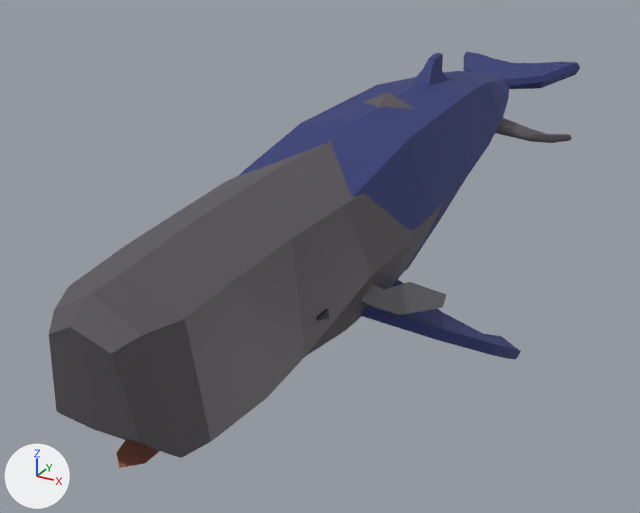
The glTF model godot/prefabs/Whales/Blue_Whale.gltf, before and after one commit.
Camera for both pictures: a 50 mm lens placed at (36.3, -72.0, 29.8), pointed at (-4.8, 2.7, -7.6). Lighting does not change. The marker at lower left points along +X, +Y and +Z. Where no turn or scale is listed for an object, it has been applied to the vertices.

Before the edit, the objects in view are built like this:
```python
me_cylinder = bpy.data.meshes.new('Cylinder')
me_cylinder.from_pydata(...)  # 240 vertices, 476 faces; spans x -16.3..16.3, y -28.3..53.1, z -16.2..10.9
# faces by material slot: [414, 42, 20]
me_cylinder.materials.append(mat_top)  # dark blue #2e3874
me_cylinder.materials.append(mat_bottom)  # orange #d6ad57
me_cylinder.materials.append(mat_eye)  # black #0a0a0a
me_mesh_spermwhale = bpy.data.meshes.new('Mesh_SpermWhale')
me_mesh_spermwhale.from_pydata(...)  # 236 vertices, 448 faces; spans x -12.4..12.4, y -37.5..37.4, z -9.1..9.2
me_mesh_spermwhale.materials.append(mat_sperm_whale)  # picture img_tex_spermwhale
ob_mesh_spermwhale = bpy.data.objects.new('Mesh_SpermWhale', me_mesh_spermwhale)
ob_mesh_spermwhale.location = (0.0, 0.0, 0.0)
ob_whale = bpy.data.objects.new('Whale', me_cylinder)
ob_whale.location = (0.0, 0.0, 0.0)
```
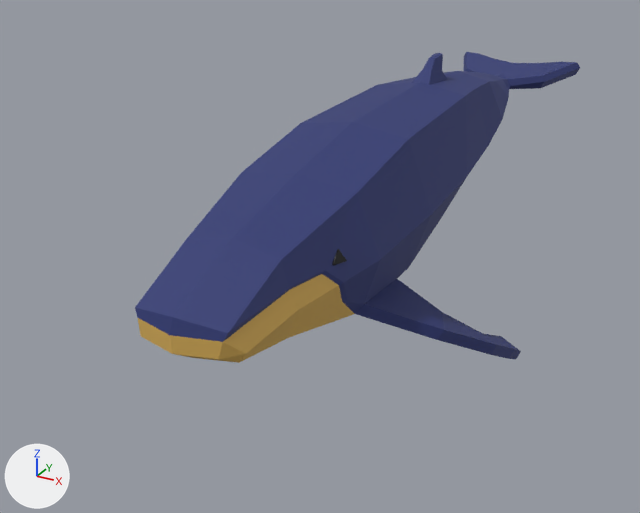
Patch to the scene script:
```diff
--- a/godot/prefabs/Whales/Blue_Whale.gltf.py
+++ b/godot/prefabs/Whales/Blue_Whale.gltf.py
@@ ob_mesh_spermwhale @@
-ob_mesh_spermwhale = bpy.data.objects.new('Mesh_SpermWhale', me_mesh_spermwhale)
-ob_mesh_spermwhale.location = (0.0, 0.0, 0.0)
```

Boxes (x1, y1, x2, y2) around the edits, measured in the pictures (640 x 513 px):
'Mesh_SpermWhale', deleted
    before: (49, 92, 572, 468)
